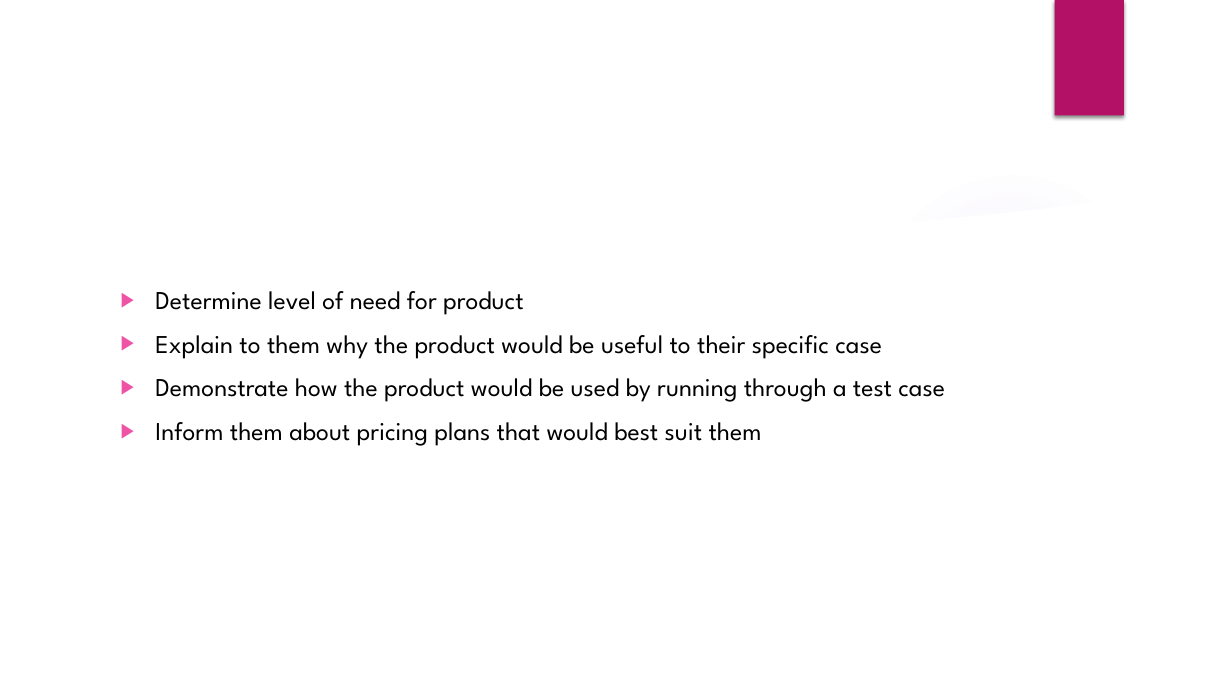
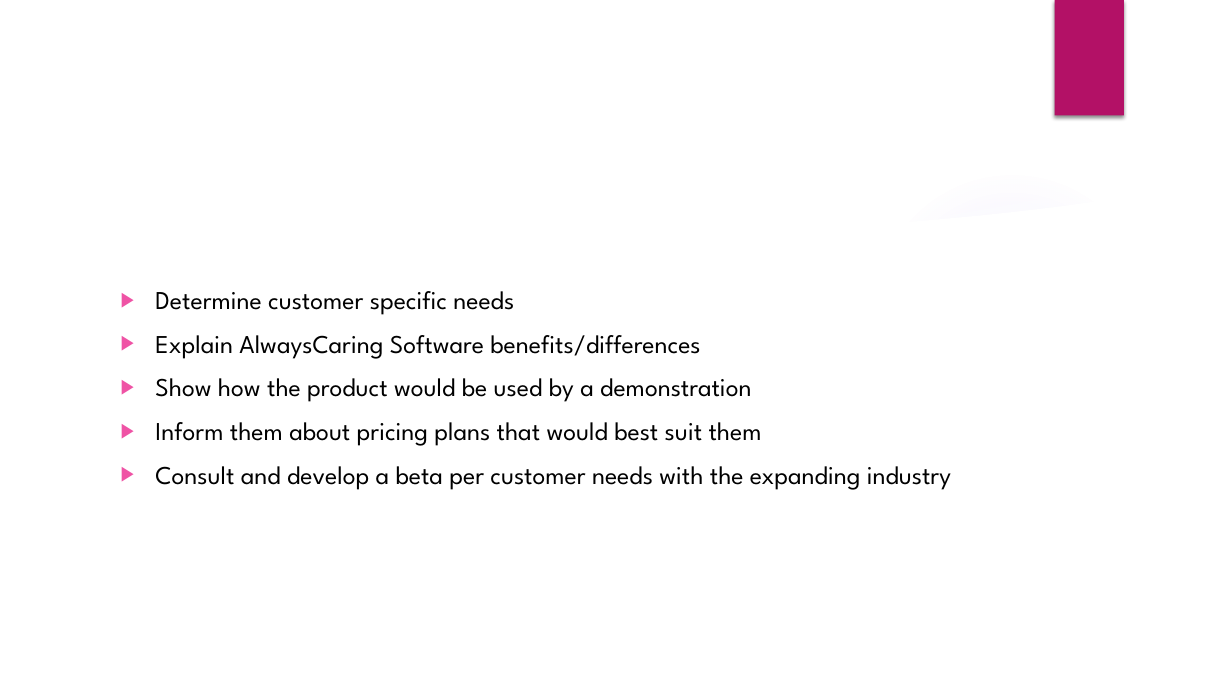
Before and after one commit to JSchuch2/AlwaysCaring, a slide deck: slide 9 of Presentation/AlwaysCaring.pptx. Drawn at 1232x693 pixels with LibreOffice and Linux fonts; fonts in the diff are those of the drawing; background and template pictures are left out. Boxes give left, top, right and bottom in pixels: in the first picture for what was removed or moved away, otherwise in the second. Text is boxed around its words. In the diff, an @@ line names an element or a change of style, - is before the commit and + after.

```diff
--- a/Presentation/AlwaysCaring.pptx
+++ b/Presentation/AlwaysCaring.pptx
@@ text at (155, 291, 751, 402): text changed @@
-▶ Determine level of need for product
-▶ Explain to them why the product would be useful to their specific case
-▶ Demonstrate how the product would be used by running through a test case
+▶ Determine customer specific needs
+▶ Explain AlwaysCaring Software benefits/differences
+▶ Show how the product would be used by a demonstration
@@ text at (155, 466, 951, 490): paragraph added @@
+▶ Consult and develop a beta per customer needs with the expanding industry
```
Also in this commit, not shown: 7 other slides changed, 1 slide added, 2 slides removed.
